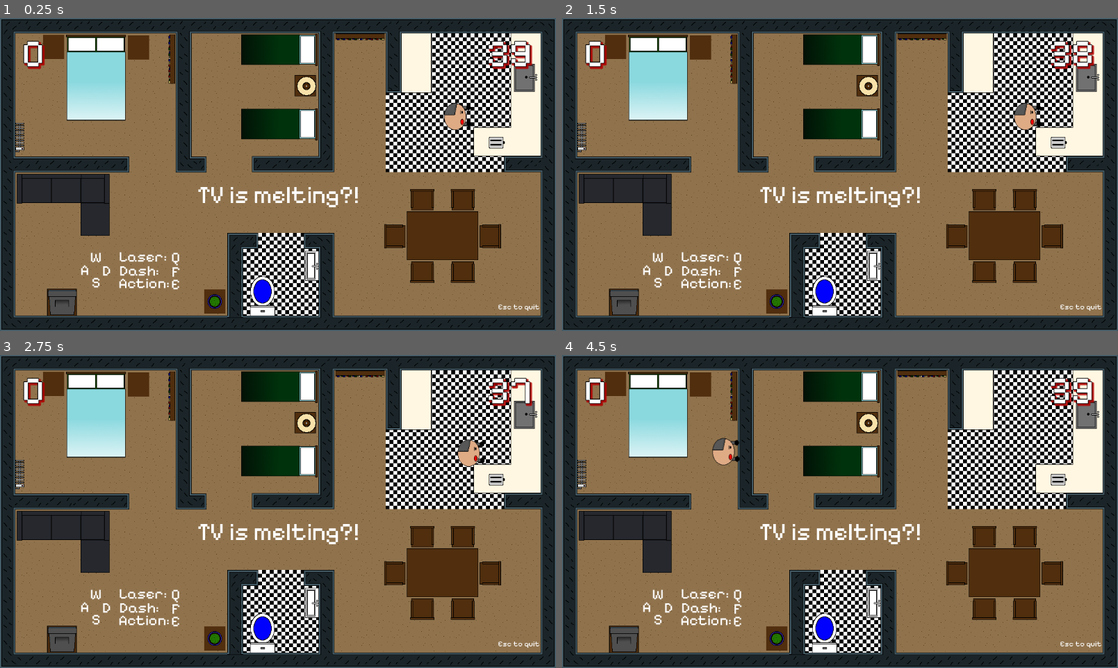
Above: before the commit, frames 1-4 (two rows, left to right).
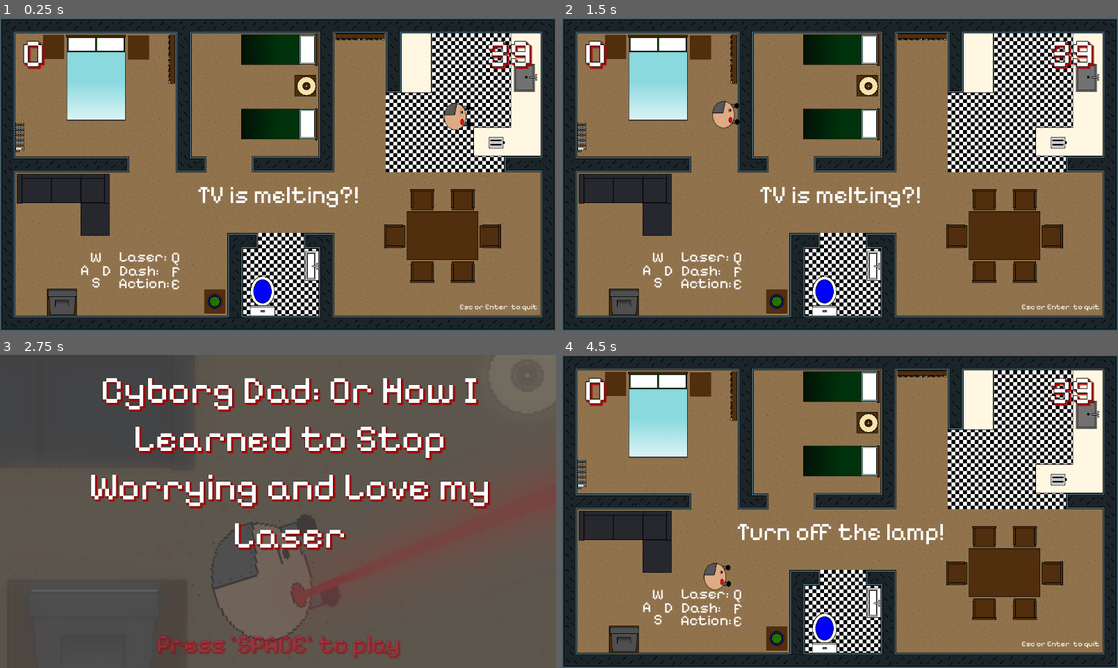
Above: after the commit, the same moments.

Repository: discoaaron/gamejam
Game: Godot game, scene res://Main.tscn
Two runs of this game, one before a commit and one after it. Both use one fixed random seed, a clock stepped at 60 frames per second and the inputs below. This scene is started directly instead of the project's main scene.
Inputs:
- Up to frame 1 (0.25 s): no input
- Up to frame 2 (1.5 s): tap Enter (enter, bound only after the commit) at 0.5 s; tap A (a) at 0.6 s; tap D (d) at 0.8, 1.35 s; tap Space (space) at 1.25 s
- Up to frame 3 (2.75 s): tap E (e) at 1.55, 2.1 s; tap Enter (enter, bound only after the commit) at 2 s; tap F (f) at 2.3 s
- Up to frame 4 (4.5 s): tap Space (space) at 2.75, 4.25 s; tap F (f) at 2.85 s; tap Q (q) at 3.05, 3.6 s; tap S (s) at 3.8, 4.35 s; tap Escape (escape) at 4.15 s

The runs differ from the first frame. In frame 1, 0.1% of the frame differs, in the area x 82-97%, y 91-94%; in frame 2, 0.8%; in frame 3, 98%, in the area x 0-100%, y 0-100%; in frame 4, 1.7%.

Commit message:
adds space to reset

Diff:
--- a/game/Main.tscn
+++ b/game/Main.tscn
@@ -40,6 +40,10 @@
 
 [sub_resource type="LabelSettings" id="LabelSettings_3y05j"]
 font = ExtResource("25_wry1b")
+font_size = 39
+
+[sub_resource type="LabelSettings" id="LabelSettings_4ydxu"]
+font = ExtResource("25_wry1b")
 font_size = 50
 
 [sub_resource type="Curve2D" id="Curve2D_a7r28"]
@@ -209,37 +213,6 @@
 [node name="ToasterBenchEdge" parent="Kitchen" instance=ExtResource("12_nujs1")]
 position = Vector2(1011, 256)
 
-[node name="bathroomwalls" type="Node" parent="."]
-
-[node name="walljoint" parent="bathroomwalls" instance=ExtResource("5_x3qqu")]
-position = Vector2(676, 589)
-
-[node name="wallcorner" parent="bathroomwalls" instance=ExtResource("2_iwlok")]
-z_index = 1
-position = Vector2(676, 461)
-
-[node name="wallstraight" parent="bathroomwalls" instance=ExtResource("3_52rpf")]
-position = Vector2(487, 524)
-
-[node name="wallstraight2" parent="bathroomwalls" instance=ExtResource("3_52rpf")]
-position = Vector2(676, 525)
-
-[node name="wallcorner2" parent="bathroomwalls" instance=ExtResource("2_iwlok")]
-z_index = 1
-position = Vector2(487, 462)
-rotation = -1.5708
-
-[node name="walljoint2" parent="bathroomwalls" instance=ExtResource("5_x3qqu")]
-position = Vector2(487, 588)
-
-[node name="wallstraightend" parent="bathroomwalls" instance=ExtResource("6_q67f0")]
-position = Vector2(661, 462)
-rotation = -1.5708
-
-[node name="wallstraightend2" parent="bathroomwalls" instance=ExtResource("6_q67f0")]
-position = Vector2(503, 461)
-rotation = 1.5708
-
 [node name="loungewalls" type="Node" parent="."]
 
 [node name="walljoint" parent="loungewalls" instance=ExtResource("5_x3qqu")]
@@ -258,6 +231,23 @@
 [node name="wallstraight2" parent="loungewalls" instance=ExtResource("3_52rpf")]
 position = Vector2(180, 303)
 rotation = 1.5708
+
+[node name="GameOverLabel" type="Label" parent="."]
+top_level = true
+anchors_preset = 8
+anchor_left = 0.5
+anchor_top = 0.5
+anchor_right = 0.5
+anchor_bottom = 0.5
+offset_left = -346.0
+offset_top = 108.0
+offset_right = 1.0
+offset_bottom = 168.0
+grow_horizontal = 2
+grow_vertical = 2
+size_flags_horizontal = 4
+text = "Press space"
+label_settings = SubResource("LabelSettings_3y05j")
 
 [node name="bedroomwalls" type="Node" parent="."]
 
@@ -472,12 +462,43 @@
 wait_time = 40.0
 
 [node name="Label2" type="Label" parent="."]
-offset_left = 1032.0
+offset_left = 952.0
 offset_top = 588.0
-offset_right = 1072.0
+offset_right = 1114.0
 offset_bottom = 611.0
-text = "Esc to quit"
+text = "Esc or Enter  to quit"
 label_settings = SubResource("LabelSettings_1u1uq")
+
+[node name="bathroomwalls" type="Node" parent="."]
+
+[node name="walljoint" parent="bathroomwalls" instance=ExtResource("5_x3qqu")]
+position = Vector2(676, 589)
+
+[node name="wallcorner" parent="bathroomwalls" instance=ExtResource("2_iwlok")]
+z_index = 1
+position = Vector2(676, 461)
+
+[node name="wallstraight" parent="bathroomwalls" instance=ExtResource("3_52rpf")]
+position = Vector2(487, 524)
+
+[node name="wallstraight2" parent="bathroomwalls" instance=ExtResource("3_52rpf")]
+position = Vector2(676, 525)
+
+[node name="wallcorner2" parent="bathroomwalls" instance=ExtResource("2_iwlok")]
+z_index = 1
+position = Vector2(487, 462)
+rotation = -1.5708
+
+[node name="walljoint2" parent="bathroomwalls" instance=ExtResource("5_x3qqu")]
+position = Vector2(487, 588)
+
+[node name="wallstraightend" parent="bathroomwalls" instance=ExtResource("6_q67f0")]
+position = Vector2(661, 462)
+rotation = -1.5708
+
+[node name="wallstraightend2" parent="bathroomwalls" instance=ExtResource("6_q67f0")]
+position = Vector2(503, 461)
+rotation = 1.5708
 
 [connection signal="timeout" from="Heartbeat" to="." method="_on_heartbeat_timeout"]
 [connection signal="timeout" from="StartCooldown" to="." method="_on_start_cooldown_timeout"]
--- a/game/main.gd
+++ b/game/main.gd
@@ -8,6 +8,7 @@
 var keysCopy = []
 
 var last_10_secs_audio = false
+var game_over_flag = false
 
 @onready var heartbeat: Timer = $Heartbeat
 @onready var heartbeatsound: AudioStreamPlayer2D = $Heartbeatsound
@@ -20,13 +21,13 @@
 @onready var whats_cooking_audio: AudioStreamPlayer = $WhatsCookingAudio
 @onready var i_smell_saus_audio: AudioStreamPlayer = $ISmellSausAudio
 
-
 @onready var toaster: StaticBody2D = $RiskItems/Toaster
 @onready var toilet: StaticBody2D = $RiskItems/Toilet
 @onready var tv: StaticBody2D = $RiskItems/TV
 @onready var lamp: StaticBody2D = $RiskItems/Lamp
 @onready var heater: StaticBody2D = $RiskItems/Heater
 @onready var start_cooldown: Timer = $StartCooldown
+@onready var game_over_label: Label = $GameOverLabel
 
 func _ready() -> void:
 	SignalManager.risk_item_lasered.connect(game_over_laser)
@@ -35,7 +36,6 @@
 	SignalManager.win_condition_achieved.connect(update_score)
 	#SignalManager.update_timer.connect(update_timer)
 
-
 	# HUD only
 	SignalManager.laser_fired.connect(set_hud_controls_laser)
 	SignalManager.action_actioned.connect(set_hud_controls_action)
@@ -47,7 +47,11 @@
 
 # Called every frame. 'delta' is the elapsed time since the previous frame.
 func _process(delta: float) -> void:
-	if Input.is_action_just_pressed("escape"):
+	if game_over_flag && Input.is_action_just_released("space"):
+		game_over_flag = false
+		ScoreManager.reset_score()
+		start_level()
+	if Input.is_action_just_pressed("escape") || Input.is_action_just_pressed("enter"):
 		GameManager.load_menu_scene()
 	if Input.is_action_just_pressed("dev_mode"):
 		ScoreManager.reset_score()
@@ -66,13 +70,13 @@
 		dad.dash = "f"
 
 func start_level() -> void:
+	game_over_label.visible = false
 	_spawnDad()
 	_spawnBaby()
 	Globals.move_cooldown = true
 	start_cooldown.start()
 	set_level_timer()
 	level_timer.start()
-
 
 func update_score() -> void:
 	ScoreManager.increase_score()
@@ -192,6 +196,8 @@
 	game_over(str("Game Over\n You ran out of time!"))
 
 func game_over(text: String) -> void:
+	game_over_label.visible = true
+	game_over_flag = true
 	$Label.text = text
 	remove_child(dad)
 	dad.queue_free()
--- a/game/project.godot
+++ b/game/project.godot
@@ -84,6 +84,15 @@
 "events": [Object(InputEventKey,"resource_local_to_scene":false,"resource_name":"","device":-1,"window_id":0,"alt_press …(195 unchanged characters)…
 ]
 }
+enter={
+"deadzone": 0.5,
+"events": [Object(InputEventKey,"resource_local_to_scene":false,"resource_name":"","device":-1,"window_id":0,"alt_pressed":false,"shift_pressed":false,"ctrl_pressed":false,"meta_pressed":false,"pressed":false,"keycode":0,"physical_keycode":4194309,"key_label":0,"unicode":0,"location":0,"echo":false,"script":null)
+]
+}
+secret={
+"deadzone": 0.5,
+"events": []
+}
 
 [rendering]
 
Not shown: 3 places in game/Main.tscn that only renumber resources
